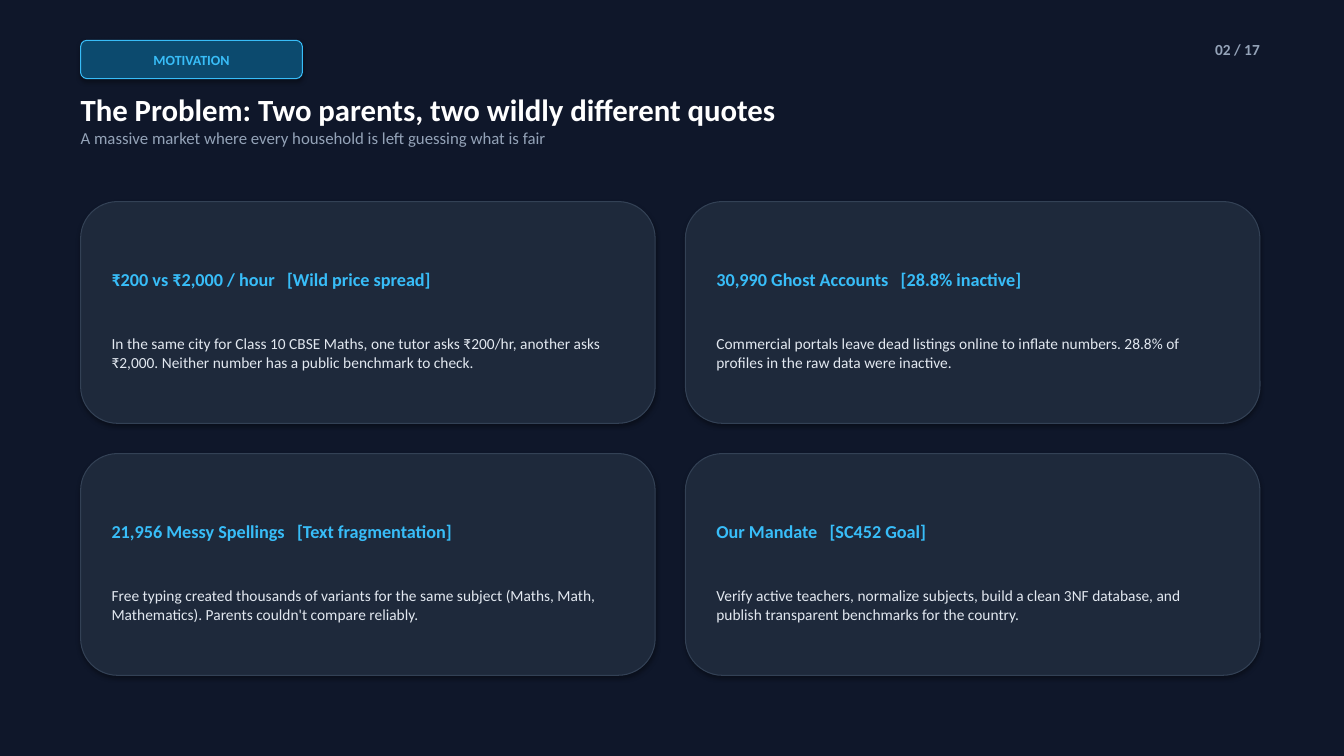
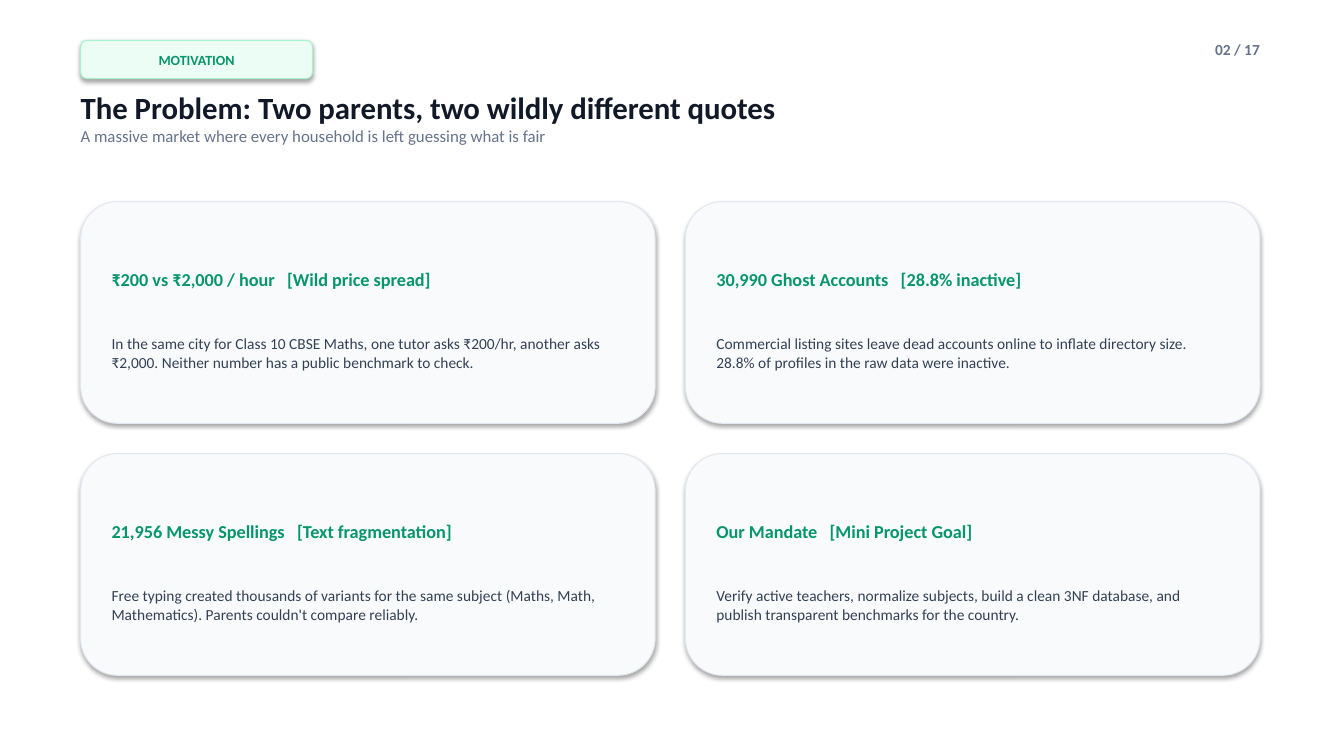
Before and after one commit to nilesh7757/BMPTUTORS, a slide deck: slide 2 of project_showcase_bundle/BMP_Tutors_Deck_Full.pptx. Drawn at 1344x756 pixels with LibreOffice and Linux fonts; fonts in the diff are those of the drawing. Boxes give left, top, right and bottom in pixels: in the first picture for what was removed or moved away, otherwise in the second. Text is boxed around its words. In the diff, an @@ line names an element or a change of style, - is before the commit and + after.

Commit message:
Convert presentation to clean white theme with emerald and violet accents, remove SC452, contrast explicitly with TeacherOn

```diff
--- a/project_showcase_bundle/BMP_Tutors_Deck_Full.pptx
+++ b/project_showcase_bundle/BMP_Tutors_Deck_Full.pptx
@@ rectangle at <box>0,0,1344,756</box>: fill #0F172A to #FFFFFF @@
@@ rounded rectangle "MOTIVATION": place and size @@
-rounded rectangle "MOTIVATION" at <box>81,40,302,79</box>
+rounded rectangle "MOTIVATION" at <box>81,40,313,79</box>
@@ rounded rectangle "MOTIVATION" at <box>81,40,313,79</box>: text colour #38BDF8 to #059669; fill #0C4A6E to #ECFDF5; outline #38BDF8 0.75 pt to #A7F3D0 0.75 pt @@
@@ text "02 / 17" at <box>1215,45,1260,55</box>: text colour #94A3B8 to #64748B @@
@@ text "The Problem: Two parents, two ..." at <box>81,97,776,145</box>: text colour #FFFFFF to #111827 in "The Problem: Two parents, two wildly different ..."; text colour #94A3B8 to #64748B in "A massive market where every household is ..." @@
@@ rounded rectangle "₹200 vs ₹2,000 / hour ..." at <box>81,202,655,423</box>: text colour #38BDF8 to #059669 in "₹200 vs ₹2,000 / hour [Wild price ..."; text colour #E2E8F0 to #334155 in "In the same city for Class 10 ..."; fill #1E293B to #F8FAFC; outline #334155 0.75 pt to #E2E8F0 0.75 pt @@
@@ rounded rectangle "30,990 Ghost Accounts [28.8% inactive]" at <box>686,202,1260,423</box>: fill #1E293B to #F8FAFC; outline #334155 0.75 pt to #E2E8F0 0.75 pt @@
@@ text in rounded rectangle at <box>716,272,1021,289</box>: text colour #38BDF8 to #059669 in "30,990 Ghost Accounts [28.8% inactive]" @@
@@ text in rounded rectangle at <box>716,338,1187,371</box>: text changed; text colour #E2E8F0 to #334155 @@
-Commercial portals leave dead listings online to inflate numbers. 28.8% of profiles in the raw data were inactive.
+Commercial listing sites leave dead accounts online to inflate directory size. 28.8% of profiles in the raw data were inactive.
@@ rounded rectangle "21,956 Messy Spellings [Text fragmentation]" at <box>81,454,655,676</box>: text colour #38BDF8 to #059669 in "21,956 Messy Spellings [Text fragmentation]"; text colour #E2E8F0 to #334155 in "Free typing created thousands of variants for ..."; fill #1E293B to #F8FAFC; outline #334155 0.75 pt to #E2E8F0 0.75 pt @@
@@ rounded rectangle "Our Mandate [Mini Project Goal]" at <box>686,454,1260,676</box>: fill #1E293B to #F8FAFC; outline #334155 0.75 pt to #E2E8F0 0.75 pt @@
@@ text in rounded rectangle at <box>716,524,973,541</box>: text changed; text colour #38BDF8 to #059669 @@
-Our Mandate [SC452 Goal]
+Our Mandate [Mini Project Goal]
@@ text in rounded rectangle at <box>716,590,1181,623</box>: text colour #E2E8F0 to #334155 in "Verify active teachers, normalize subjects, build a ..." @@
```
Also in this commit, not shown: 16 other slides changed, 4 other files.
